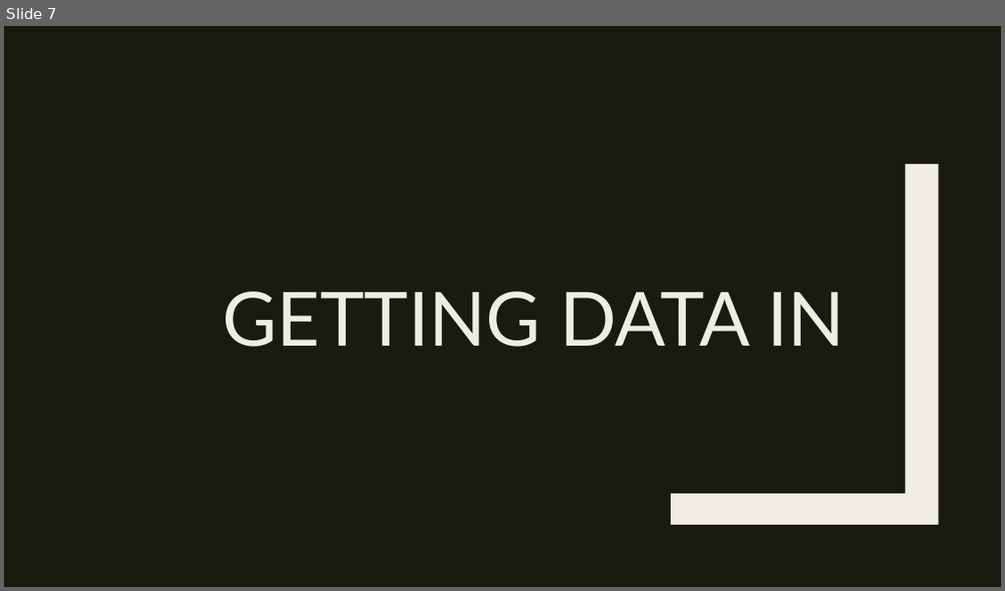
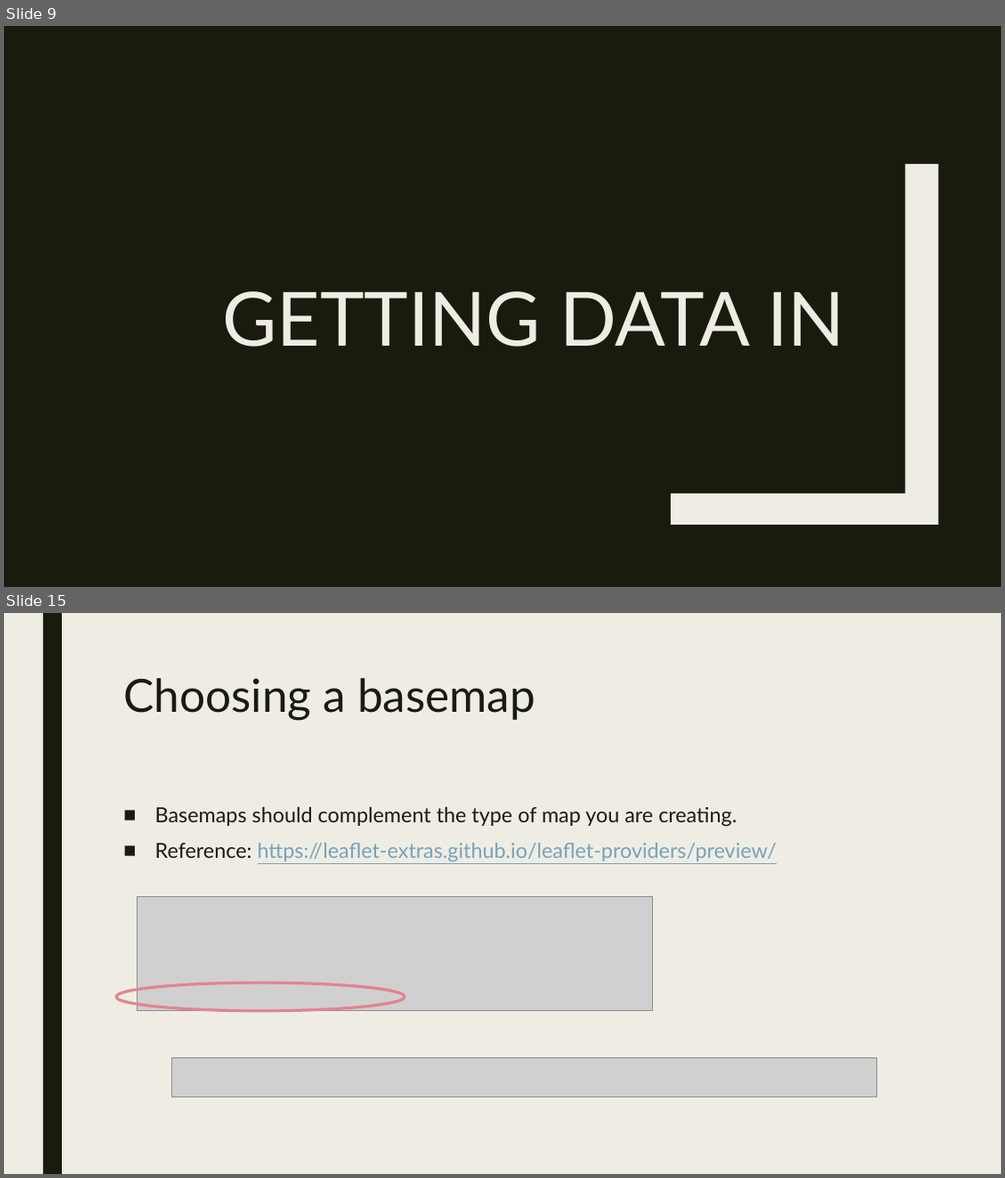
Before and after one commit to RforOperations2018/Class_9-Leaflet, a slide deck: Class 9.pptx. Shown one above the other, each under a label of ours: slide 7 before the commit, slides 9 and 15 after it; the slides between them are not shown. The pictures are 1005x591 and 1005x1178 pixels, drawn with LibreOffice and Linux fonts; fonts in the diff are those of the drawing; grey boxes stand for pictures. Boxes give left, top, right and bottom in pixels: in the first picture for what was removed or moved away, otherwise in the second. Text is boxed around its words. In the diff, an @@ line names an element or a change of style, - is before the commit and + after.

```diff
--- a/Class 9.pptx
+++ b/Class 9.pptx
@@ slide 15 added at (x1=4, y1=613, x2=1001, y2=1174), background #EFEDE3 @@
@@ rectangle added at (x1=43, y1=613, x2=62, y2=1174), fill #191B0E @@
@@ title added at (x1=123, y1=678, x2=535, y2=720), 44 pt, text #191B0E @@
+Choosing a basemap
@@ text added at (x1=155, y1=806, x2=777, y2=861), 20 pt, text #191B0E @@
+■ Basemaps should complement the type of map you are creating.
+■ Reference: https://leaflet-extras.github.io/leaflet-providers/preview/
@@ picture added at (x1=138, y1=896, x2=653, y2=1011) @@
@@ ellipse added at (x1=116, y1=982, x2=404, y2=1011), outline #E28394 2.75 pt @@
@@ picture added at (x1=171, y1=1057, x2=877, y2=1097) @@
@@ what was slide 7 is now slide 9 @@
```
Also in this commit, not shown: 2 slides changed, 18 other slides added, 3 slides removed, 1 other file.
